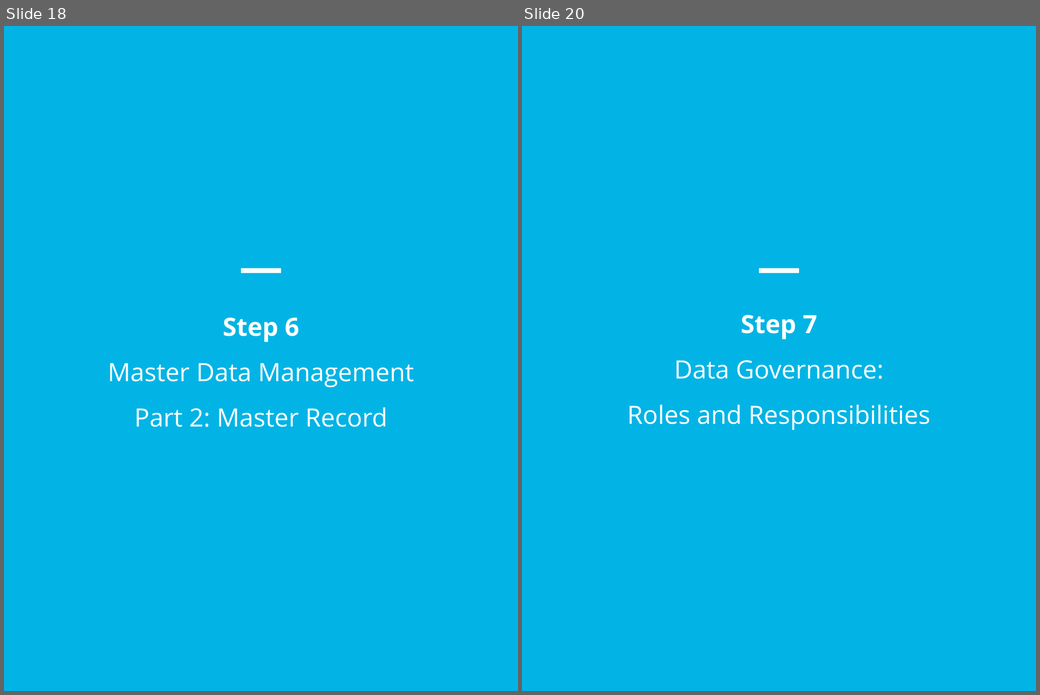
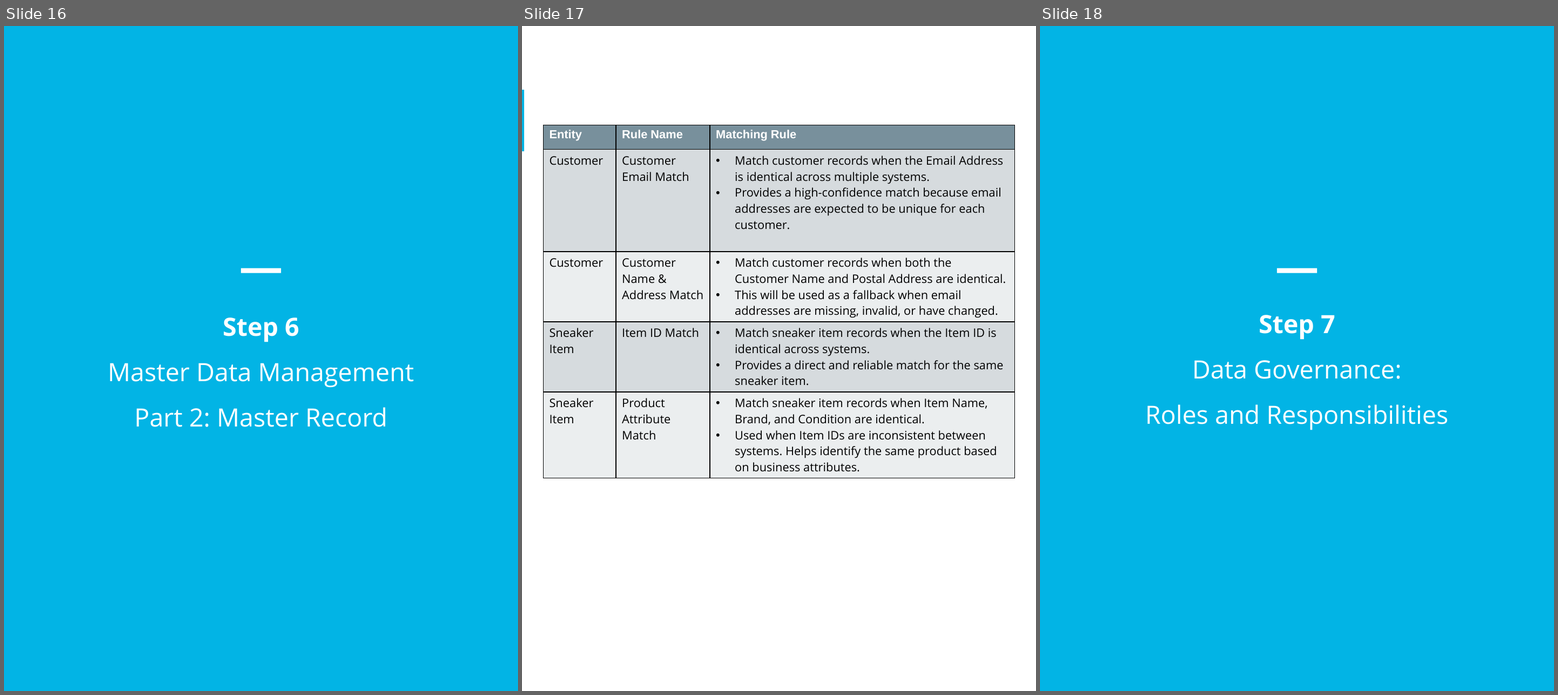
Before and after one commit to SwimLane2/udacity-ai-masters, a slide deck: Modules/03-Data-Architect/projects/Project 4 - SneakerPark Data Governance/report/sneakerpark_data_governance.pptx. Shown side by side, each under a label of ours: slides 18 and 20 before the commit, slides 16, 17 and 18 after it; the slides between them are not shown. The pictures are 1040x695 and 1558x695 pixels, drawn with LibreOffice and Linux fonts; fonts in the diff are those of the drawing. Boxes give left, top, right and bottom in pixels: in the first picture for what was removed or moved away, otherwise in the second. Text is boxed around its words. In the diff, an @@ line names an element or a change of style, - is before the commit and + after.

```diff
--- a/Modules/03-Data-Architect/projects/Project 4 - SneakerPark Data Governance/report/sneakerpark_data_governance.pptx
+++ b/Modules/03-Data-Architect/projects/Project 4 - SneakerPark Data Governance/report/sneakerpark_data_governance.pptx
@@ slide 17 added at (522, 26, 1036, 691), background #FFFFFF @@
@@ rectangle added at (522, 90, 524, 151), fill #02B4E5 @@
@@ table added at (543, 125, 1014, 474), 5 rows, 3 columns @@
+Entity | Rule Name | Matching Rule
+Customer | Customer Email Match | Match customer records when the Email Address is identical across multiple systems. / Provides a high-confidence match because email addresses are expected to be unique for each customer.
+Customer | Customer Name & Address Match | Match customer records when both the Customer Name and Postal Address are identical. / This will be used as a fallback when email addresses are missing, invalid, or have changed.
+Sneaker Item | Item ID Match | Match sneaker item records when the Item ID is identical across systems. / Provides a direct and reliable match for the same sneaker item.
+Sneaker Item | Product Attribute Match | Match sneaker item records when Item Name, Brand, and Condition are identical. / Used when Item IDs are inconsistent between systems. Helps identify the same product based on business attributes.
@@ what was slide 18 is now slide 16 @@
@@ what was slide 20 is now slide 18 @@
```
Also in this commit, not shown: 3 slides changed, 2 other slides added, 7 slides removed, 1 other file.
